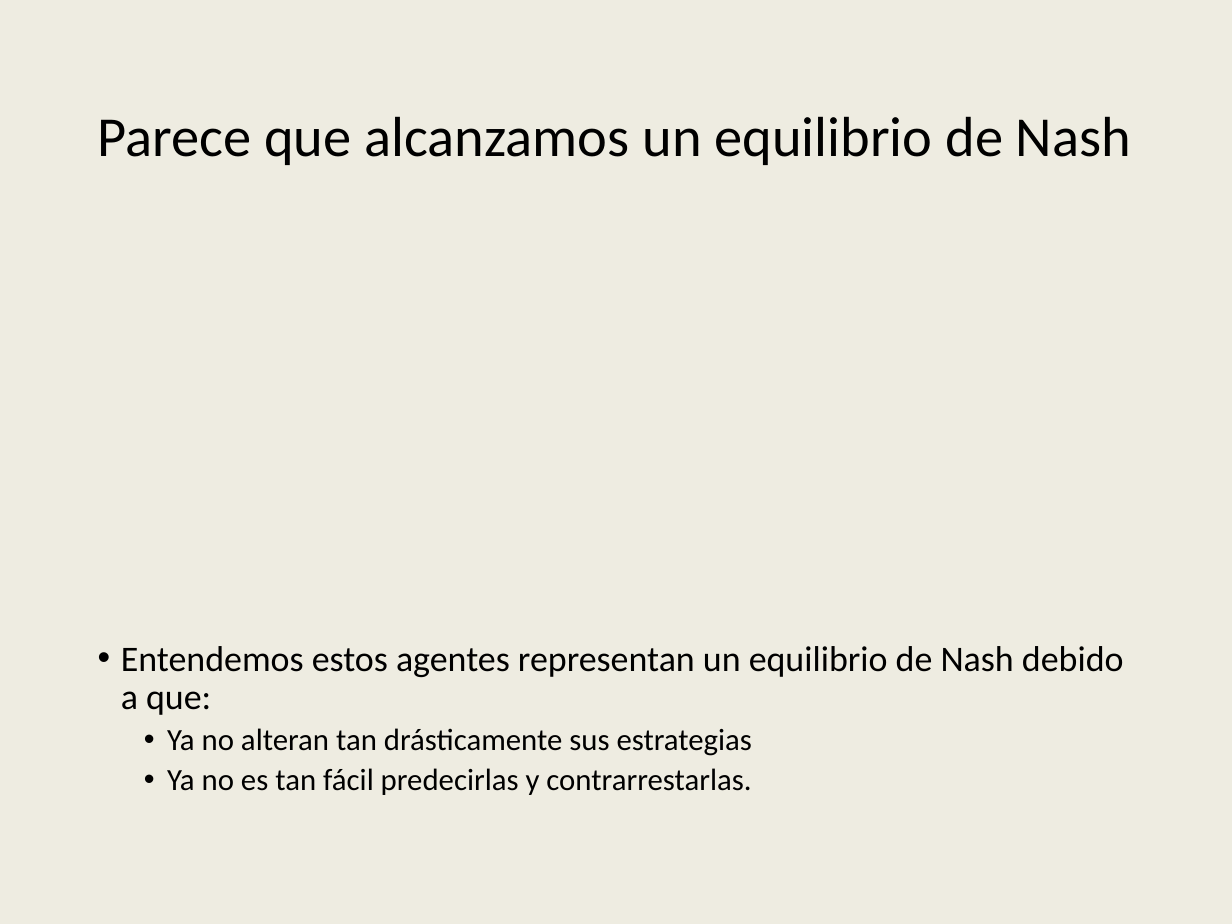
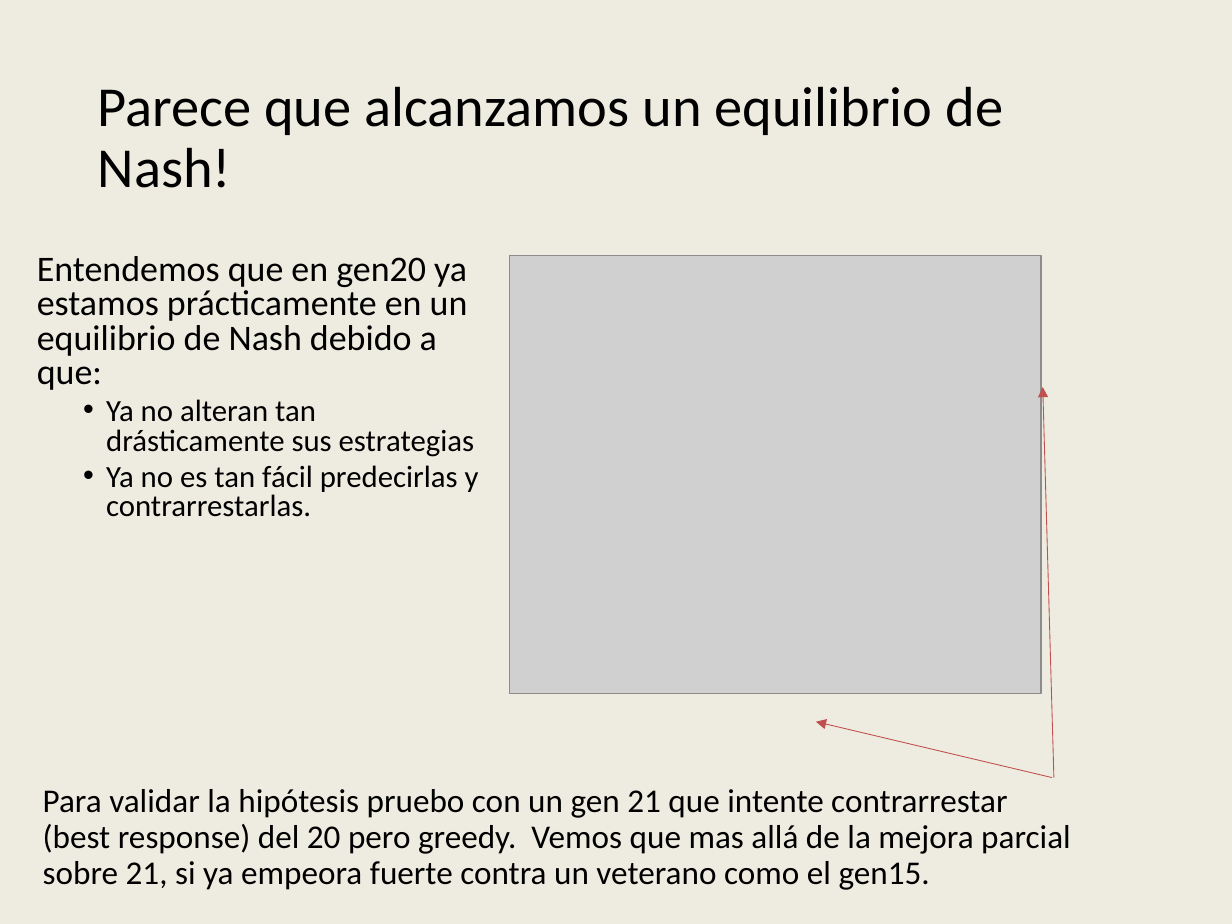
Before and after one commit to AbrojoROU/Truco_DQN, a slide deck: slide 16 of Proyecto IA Digital House v4.pptx. Drawn at 1232x924 pixels with LibreOffice and Linux fonts; fonts in the diff are those of the drawing; grey boxes stand for pictures; background and template pictures are left out. Boxes give left, top, right and bottom in pixels: in the first picture for what was removed or moved away, otherwise in the second. Text is boxed around its words. In the diff, an @@ line names an element or a change of style, - is before the commit and + after.

```diff
--- a/Proyecto IA Digital House v4.pptx
+++ b/Proyecto IA Digital House v4.pptx
@@ title at <box>98,86,1003,188</box>: text changed @@
-Parece que alcanzamos un equilibrio de Nash
+Parece que alcanzamos un equilibrio de Nash!
@@ text "Entendemos que en gen20 ya ...": place and size @@
-text "Entendemos que en gen20 ya ..." at <box>121,646,1124,795</box>
+text "Entendemos que en gen20 ya ..." at <box>37,256,479,517</box>
@@ text at <box>37,256,468,390</box>: text changed @@
-• Entendemos estos agentes representan un equilibrio de Nash debido a que:
+Entendemos que en gen20 ya estamos prácticamente en un equilibrio de Nash debido a que:
@@ picture added at <box>510,256,1041,695</box> @@
@@ arrow added from (1053, 777) to (1042, 387), #C0504D 0.5 pt @@
@@ text at <box>106,399,479,517</box>: line spacing 0.9 to 0.8 @@
@@ arrow added from (1052, 777) to (816, 722), #C0504D 0.5 pt @@
@@ text added at <box>43,789,1071,890</box>, 19.4 pt, text #000000 @@
+Para validar la hipótesis pruebo con un gen 21 que intente contrarrestar (best response) del 20 pero greedy. Vemos que mas allá de la mejora parcial sobre 21, si ya empeora fuerte contra un veterano como el gen15.
```
Also in this commit, not shown: 4 other slides changed, 1 slide added, 2 slides removed.
